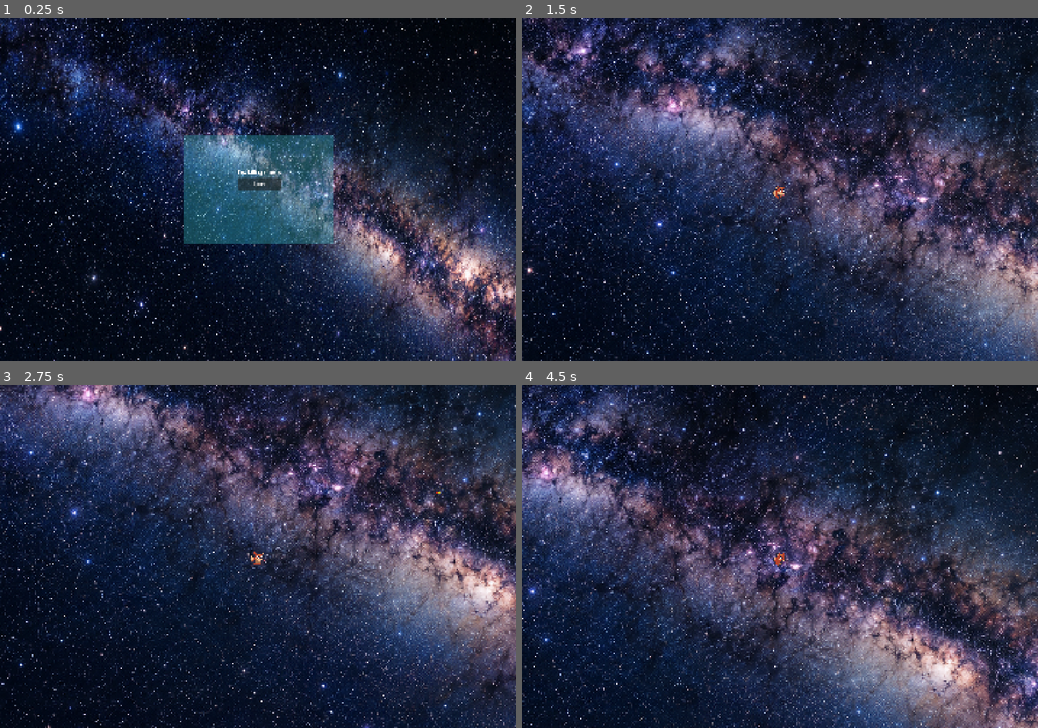
Above: before the commit, frames 1-4 (two rows, left to right).
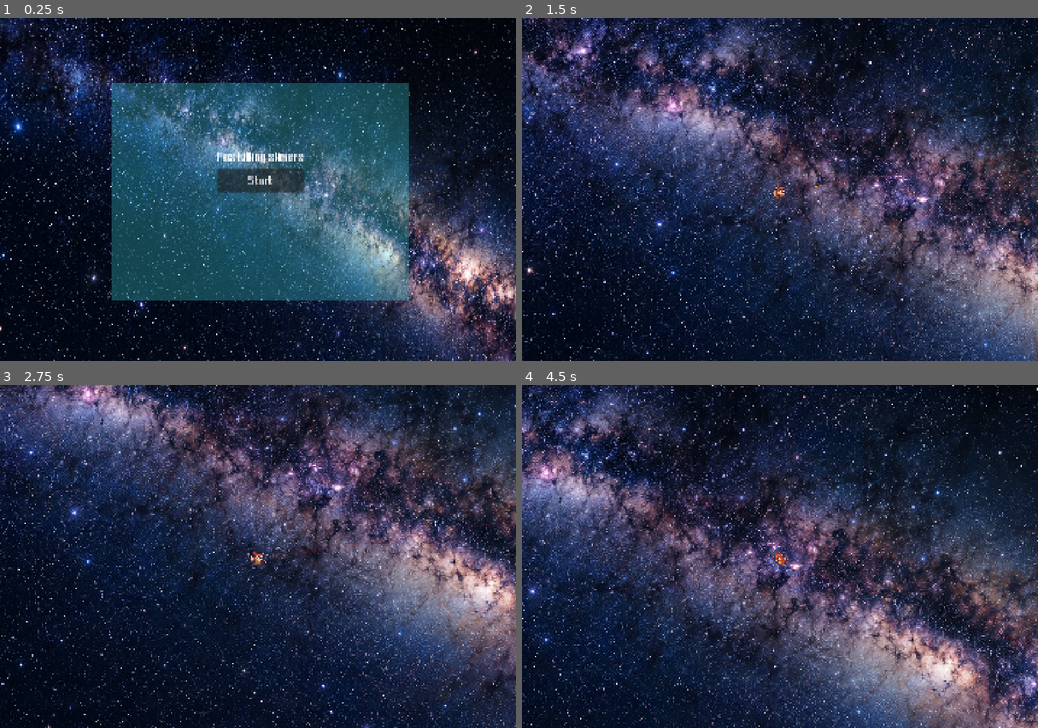
Above: after the commit, the same moments.

Repository: ergsdfgsgshht/fox_killing_slimers
Game: Godot game, scene res://scenes/main.tscn
Two runs of this game, one before a commit and one after it. Both use one fixed random seed, a clock stepped at 60 frames per second and the inputs below.
Inputs (mouse positions are in pixels of both pictures, inside the frame that each line leads up to):
- Up to frame 1 (0.25 s): no input
- Up to frame 2 (1.5 s): click "Start" at 0.5 s; move the mouse to (893, 172) at 1.27 s; hold D (right) from 1.28 s (still down); click (893, 172) at 1.42 s
- Up to frame 3 (2.75 s): move the mouse to (154, 573) at 2.02 s; release D (right) at 2.03 s; hold S (down) from 2.03 s (still down); click (154, 573) at 2.17 s
- Up to frame 4 (4.5 s): move the mouse to (831, 481) at 2.77 s; release S (down) at 2.78 s; hold D (right) 2.78-3.53 s; click (831, 481) at 2.92 s; move the mouse to (754, 625) at 3.52 s; hold W (up) 3.53-4.28 s; click (754, 625) at 3.67 s; move the mouse to (934, 607) at 4.27 s; hold A (left) from 4.28 s (still down); click (934, 607) at 4.42 s

The runs differ from the first frame. In frame 1, 29% of the frame differs, in the area x 21-80%, y 18-83%; in frame 2, 0.1%; in frame 3, 0.1%; in frame 4, 0.2%.

Commit message:
Add direction system to bullet

Diff:
--- a/src/bullet.gd
+++ b/src/bullet.gd
@@ -5,18 +5,21 @@
 signal destroy_self
 var is_exploding := false
 
+var parent_status:Vector2
+var parent_init_speed:Vector2
 
 # Called when the node enters the scene tree for the first time.
 func _ready() -> void:
-
-	pass # Replace with function body.
+	$BombEffect.visible = false
 
 
 # Called every frame. 'delta' is the elapsed time since the previous frame.
 func _physics_process(_delta: float) -> void:
 	if is_exploding:
 		return
-	velocity = Vector2(speed,0)
+	print(parent_init_speed)
+	velocity = parent_status * speed + parent_init_speed
+	rotation = parent_status.angle()
 	move_and_slide()
 	if get_slide_collision_count() > 0:
 		var collider = get_last_slide_collision().get_collider()
@@ -24,6 +27,7 @@
 		if collider.name == "MapEdge" or collider is Slime:
 			print("!!!!!发生碰撞")
 			is_exploding = true
+			$BombEffect.visible = true
 			$BombEffect.play("bomb")
 			$Sprite2D.visible = false
 			if collider is Slime:
--- a/src/main_control.gd
+++ b/src/main_control.gd
@@ -20,7 +20,7 @@
 	add_child(start_menu)
 	start_menu.position = Vector2(0,-6)
 	start_menu.start_game.connect(_on_start_game)
-
+	start_menu.scale = Vector2(2.0,2.0)
 	#预加载失败界面menu
 	var menu_scene = preload("res://scenes/menu.tscn")
 	over_menu = menu_scene.instantiate()
@@ -68,8 +68,8 @@
 			slimer_pos = Vector2(randf_range(-821,-137),randf_range(86,381))
 		if scope == 4:
 			slimer_pos = Vector2(randf_range(129,803),randf_range(76,376))
+		slimers[i].position = slimer_pos
 		add_child(slimers[i])
-		slimers[i].position = slimer_pos
 		if over_times == 0:
 			slimers[i].slime_collieded.connect(_on_slime_collied)
 
@@ -81,7 +81,6 @@
 
 
 func _on_slime_collied(body:Node2D):
-	print("主根节点接受到碰撞信号，信号源：",body)
 	if body.name == "Player":
 		print("玩家撞到怪物，游戏结束")
 		_game_over()
--- a/src/player.gd
+++ b/src/player.gd
@@ -7,8 +7,12 @@
 @onready var player_state = PlayerState.STANDING
 var count:int = 0
 var ttl : int = 0 #用于判定还有多少物理帧以后可以发射
+var to_mouse: Vector2 = Vector2.RIGHT #瞄准方向（可能被锁定为最后一次合法值），初始朝右与初始朝向一致
+const AIM_LINE_LENGTH := 100000.0 #瞄准线长度，大到视觉上等于无限远
+
 # Called when the node enters the scene tree for the first time.
 func _ready() -> void:
+	ttl = 30
 	pass
 
 
@@ -19,6 +23,7 @@
 		ttl -= 1
 	var inputs = Input.get_vector("left","right","up","down")
 	var can_move = inputs!=Vector2.ZERO
+	face_mouse(can_move, inputs)
 	if player_state == PlayerState.DIED:
 		animation_player.play("died")
 		return
@@ -30,12 +35,36 @@
 		move_and_slide()
 	else:
 		animation_player.play("待机")
+		velocity = Vector2.ZERO
+		move_and_slide()
+
+# 决定角色朝向：静止时按鼠标方位翻转；移动时按左右移动方向翻转；纯上下移动不改朝向
+# 瞄准方向 to_mouse 只允许在面向的 180 度半平面内，鼠标越界时锁定为最后一次合法值
+func face_mouse(can_move: bool, inputs: Vector2) -> void:
+	var raw: Vector2 = get_global_mouse_position() - global_position
+	if not can_move:
+		animation_player.flip_h = raw.x < 0
+	elif inputs.x != 0:
+		animation_player.flip_h = inputs.x < 0
+	#面向右侧时合法范围是右半平面(raw.x>=0)，面向左侧时是左半平面(raw.x<=0)，正上/正下属于边界两边都合法
+	var legal: bool = raw.x >= 0 if not animation_player.flip_h else raw.x <= 0
+	if legal and raw != Vector2.ZERO: #鼠标正好压在角色中心时方向无定义，跳过以保留旧值
+		to_mouse = raw
+	queue_redraw()
+
+# 自定义绘制只能写在 _draw() 里；起点跟随翻转状态换到面向的一侧，方向用（可能被锁定的）to_mouse
+func _draw() -> void:
+	var start: Vector2 = Vector2(-25, 0) if animation_player.flip_h else Vector2(25, 0)
+	draw_line(start, to_mouse.normalized() * AIM_LINE_LENGTH, Color(1, 0, 0, 0.2), 1.0)
+
 
 func _unhandled_input(event: InputEvent) -> void:
 	if event is InputEventMouseButton:
 		if ttl == 0:
 			var bullet= get_parent().bullet_scene.instantiate()
 			add_child(bullet)
-			bullet.position = Vector2(25,0)
+			bullet.position = Vector2(-25, 0) if animation_player.flip_h else Vector2(25, 0)
+			bullet.parent_status = to_mouse.normalized()
+			bullet.parent_init_speed = velocity
 			bullet.reparent(get_parent())
 			ttl = 60
